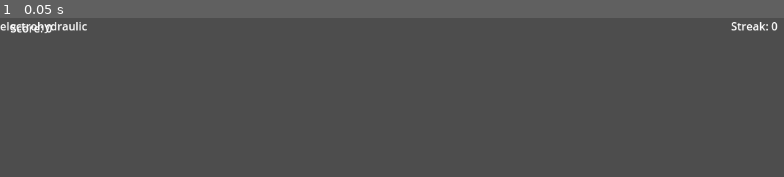
Above: before the commit, frame 1.
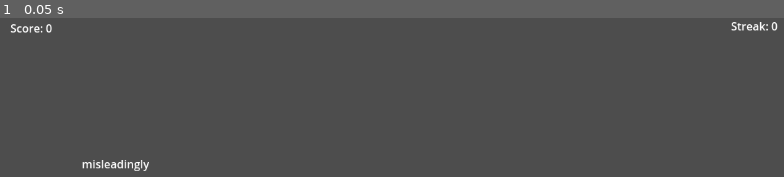
Above: after the commit, the same moment.

Repository: emilabraham/SimpleType
Game: Godot game, scene res://main.tscn
The game is run twice, just before and just after one commit, with the same random seed, the same clock (stepped at 60 frames per second) and the same inputs.
Inputs:
- Up to frame 1 (0.05 s): no input

The runs differ from the first frame. In frame 1, 0.6% of the frame differs, in the area x 0-20%, y 2-97%.

Commit message:
bug: 2 children when I only expect 1

Diff:
--- a/main.gd
+++ b/main.gd
@@ -1,13 +1,28 @@
 extends Node
 
-
+var dictionary = []
+var text = preload("res://text.tscn")
 
 # Called when the node enters the scene tree for the first time.
 func _ready():
-	var text = preload("res://text.tscn").instantiate()
-#	text.set_position(Vector2(randi_range(100, 1000), randi_range(100, 500)))
-	add_child(text)
+	load_dictionary()
+	spawn_word()
+# TODO: By the end here, we seem to have 2 words. One that was properly spawned. The other has null text
 
 # Called every frame. 'delta' is the elapsed time since the previous frame.
 func _process(_delta):
 	pass
+
+func load_dictionary():
+	var file = FileAccess.open('res://dictionary.txt', FileAccess.READ)
+	while not file.eof_reached():
+		var line = file.get_line()
+		if (!line.is_empty()):
+			dictionary.push_back(String(line))
+	file.close()
+
+func spawn_word():
+	var text_instance = text.instantiate()
+	text_instance.set_position(Vector2(randi_range(100, 1000), randi_range(100, 500)))
+	text_instance.set_word(dictionary.pick_random())
+	add_child(text_instance)
--- a/text.gd
+++ b/text.gd
@@ -4,13 +4,6 @@
 signal break_streak
 
 var dictionary = []
-
-# Called when the node enters the scene tree for the first time.
-func _ready():
-	load_dictionary()
-	text = dictionary.pick_random()
-	print(text)
-	print(text.length())
 
 func _input(event):
 	if event is InputEventKey and event.is_pressed():
@@ -20,20 +13,18 @@
 func _process(_delta):
 	pass
 
-func load_dictionary():
-	var file = FileAccess.open('res://dictionary.txt', FileAccess.READ)
-	while not file.eof_reached():
-		var line = file.get_line()
-		if (!line.is_empty()):
-			dictionary.push_back(String(line))
-	file.close()
-
 func contains_and_emit(key_label):
+	print(text)
 	if text.substr(0, 1).contains(key_label):
 		update_text()
 		update_score.emit()
 	else:
+		print("Within the else")
+		print(text)
 		break_streak.emit()
+
+func set_word(word):
+	text = word
 
 func update_text():
 	text = text.substr(1, text.length() + 1)
